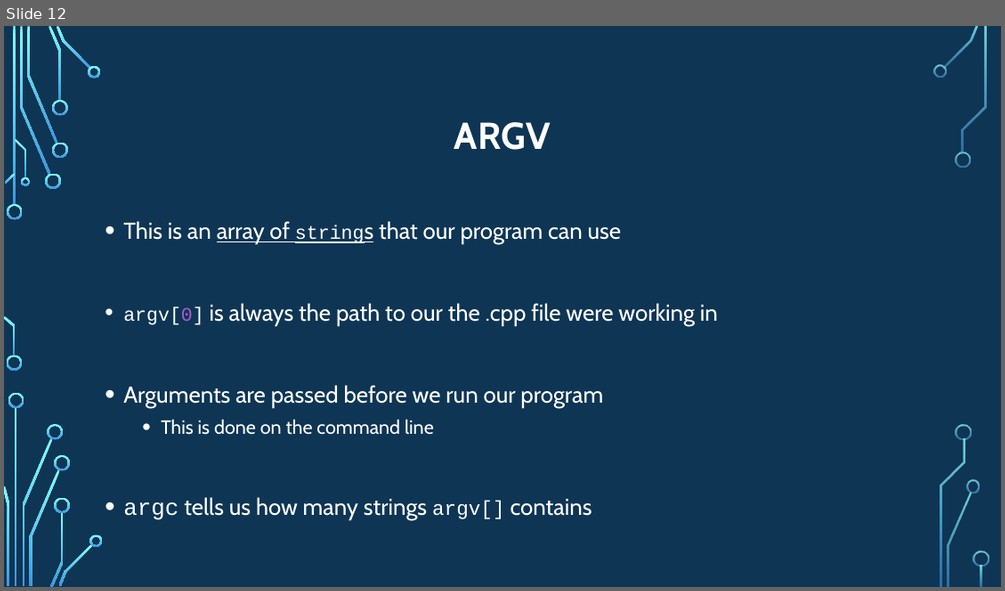
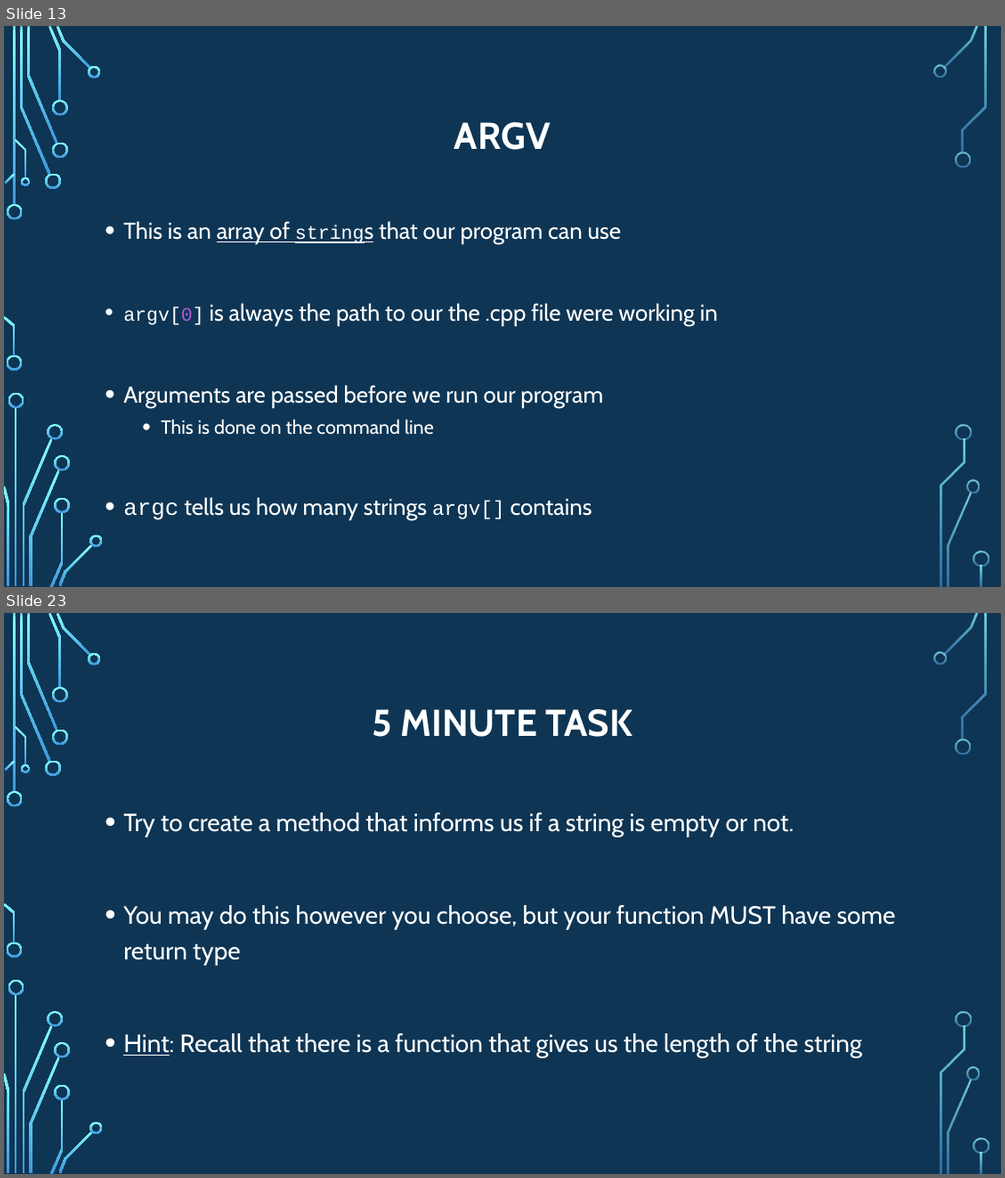
Before and after one commit to psypdt/ZIS_C-_Summer_Course_2019, a slide deck: Day_4/Day_4.pptx. Shown one above the other, each under a label of ours: slide 12 before the commit, slides 13 and 23 after it; the slides between them are not shown. The pictures are 1005x591 and 1005x1178 pixels, drawn with LibreOffice and Linux fonts; fonts in the diff are those of the drawing; background and template pictures are left out. Boxes give left, top, right and bottom in pixels: in the first picture for what was removed or moved away, otherwise in the second. Text is boxed around its words. In the diff, an @@ line names an element or a change of style, - is before the commit and + after.

```diff
--- a/Day_4/Day_4.pptx
+++ b/Day_4/Day_4.pptx
@@ slide 23 added at (4, 613, 1001, 1174), background picture (left out); not listed: 36 template elements that a slide beside it also shows @@
@@ title added at (372, 709, 632, 737), 36 pt, text #FFFFFF, bold @@
+5 MINUTE TASK
@@ text added at (123, 812, 896, 1058), 24 pt, text #FFFFFF @@
+• Try to create a method that informs us if a string is empty or not.
+• You may do this however you choose, but your function MUST have some return type
+• Hint: Recall that there is a function that gives us the length of the string
@@ what was slide 12 is now slide 13 @@
```
Also in this commit, not shown: 13 other slides added, 1 slide removed, 2 other files.
